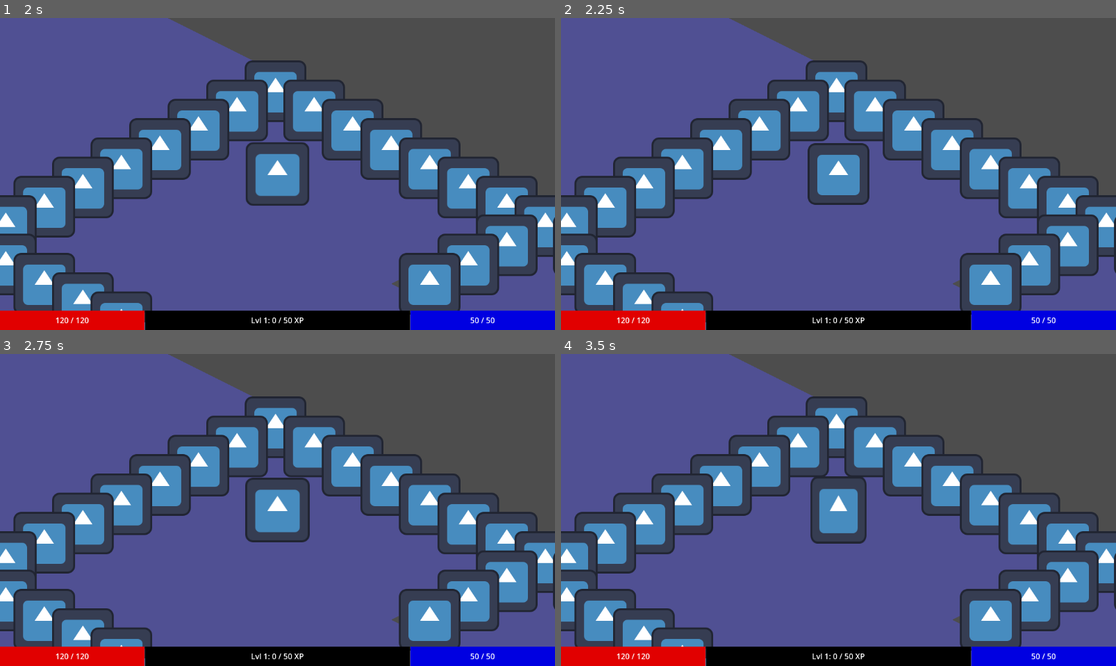
Above: before the commit, frames 1-4 (two rows, left to right).
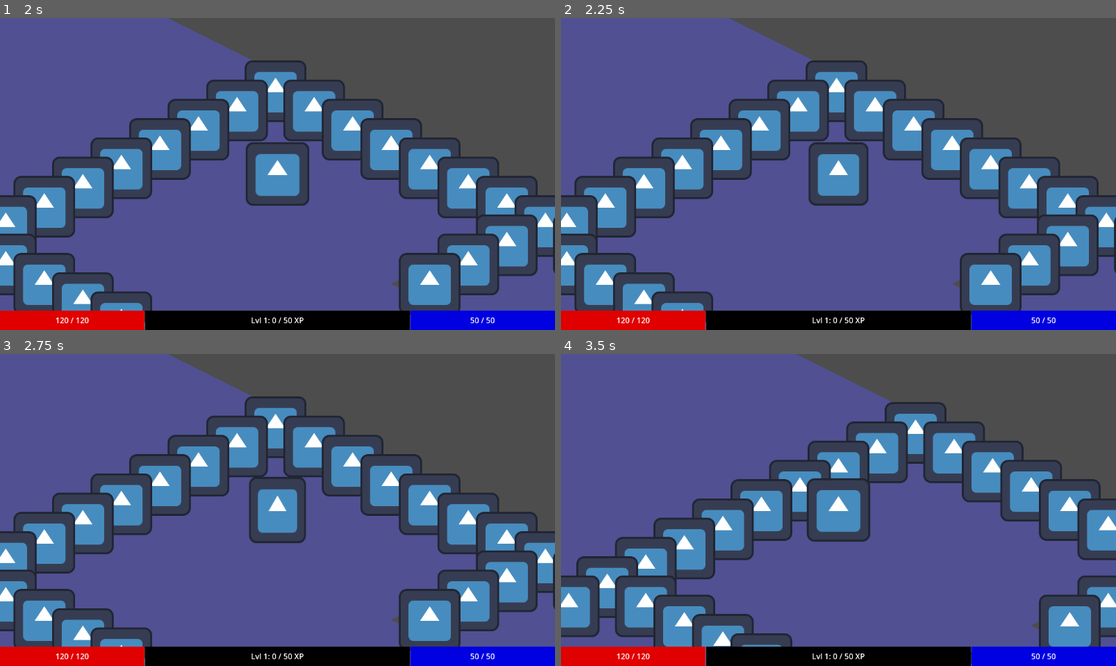
Above: after the commit, the same moments.

Repository: PietPadda/Godot_2D_ARPG
Game: Godot game, scene res://scenes/ui/main_menu.tscn
The game is run twice, just before and just after one commit, with the same random seed, the same clock (stepped at 60 frames per second) and the same inputs. The engine's default icon, where the game draws it, is replaced by a stand-in: a white triangle on a blue panel in a dark square.
Inputs (mouse positions are in pixels of both pictures, inside the frame that each line leads up to):
- Up to frame 1 (2 s): click (22, 42) at 0.52 s; type "12" at 0.6 s; click "Host Game" at 1.25 s
- Up to frame 2 (2.25 s): tap Enter at 2 s; move the mouse to (960, 158) at 2.02 s; hold E (interact) from 2.03 s (still down); click (960, 158) at 2.17 s
- Up to frame 3 (2.75 s): keep holding E (interact)
- Up to frame 4 (3.5 s): move the mouse to (727, 525) at 2.77 s; release E (interact) at 2.78 s; click (727, 525) at 2.85 s

Frame 1 is identical in both runs. In frame 2, 0.3% of the frame differs, in the area x 44-56%, y 39-61%; in frame 3, 0.7%; in frame 4, 39%, in the area x 0-100%, y 0-100%.
Error before the commit: Out of bounds get index '0' (on base: 'PackedVector2Array') (res://scripts/core/grid_manager.gd:131)
Error after the commit: Invalid access of index '0' on a base object of type: 'PackedVector2Array'. (res://scripts/core/grid_manager.gd:135)

Commit message:
fix(grid): add robust check for empty path to prevent crash

Diff:
--- a/scripts/core/grid_manager.gd
+++ b/scripts/core/grid_manager.gd
@@ -120,20 +120,24 @@
 
 	# --- The below ONLY run on the HOST ---
 	# Generate a potential path.
-	var path: PackedVector2Array
 	var final_path: PackedVector2Array = [] # This will be the path we actually send.
 
 	# Generate a potential path.
 	var full_path = find_path(start_coord, end_coord, character)
 
-	# If a path was found, ATOMICALLY check and occupy the first step.
+	# THE FIX: We must be absolutely sure the path is not empty before trying to access its elements.
 	if not full_path.is_empty():
-		var next_tile = world_to_map(path[0])
+		# If no path is found, we do nothing. The empty `final_path` will be sent,
+		# correctly telling the character that it cannot move right now.
+		pass
+	else:
+		# If a path exists, we can safely access its first element.
+		var next_tile = world_to_map(full_path[0])
 		# We call occupy_tile LOCALLY, not as an RPC.
 		var success = occupy_tile(character, next_tile)
 
 		if success:
-			# THE FIX: Only add the first step of the path to the final path.
+			# Only add the first step of the path to the final path.
 			final_path.append(full_path[0])
 		# If success is false, final_path remains empty, telling the character to wait.
 
